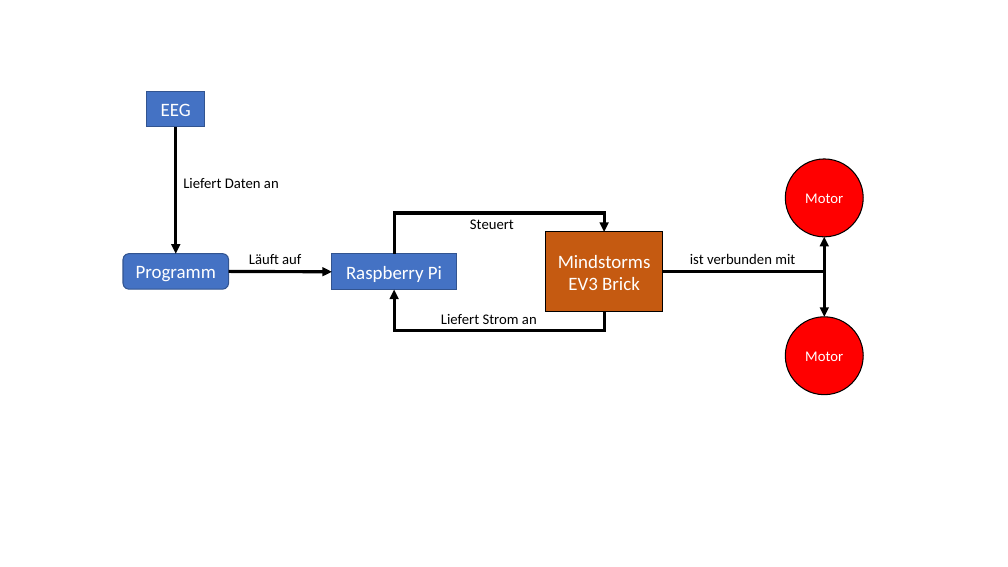
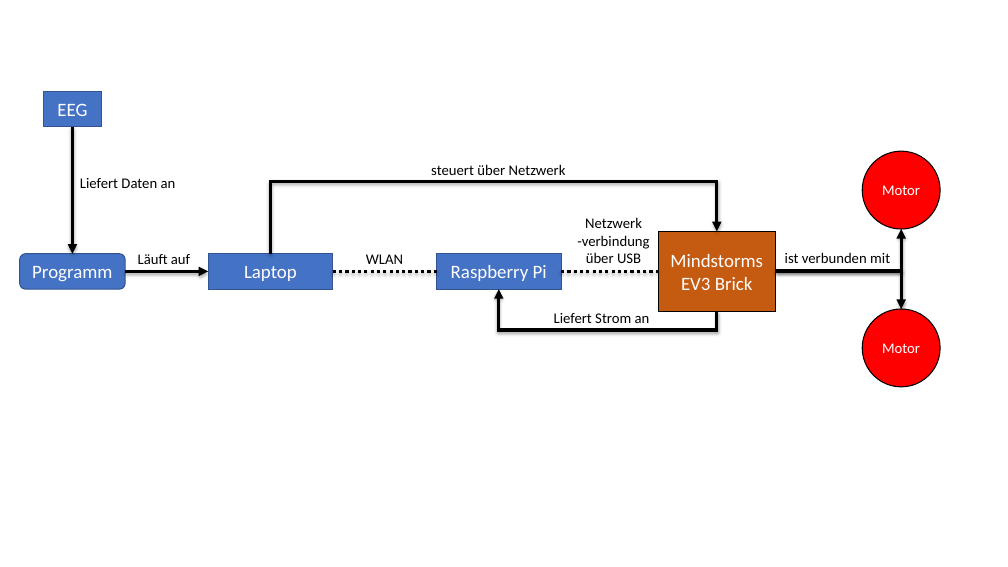
Before and after one commit to Alexander-Reimer/Interpreting-EEG-with-AI, a slide deck: slide 1 of 2022/pictures/roboter-funktionsweise.pptx. Drawn at 1008x567 pixels with LibreOffice and Linux fonts; fonts in the diff are those of the drawing. Boxes give left, top, right and bottom in pixels: in the first picture for what was removed or moved away, otherwise in the second. Text is boxed around its words. In the diff, an @@ line names an element or a change of style, - is before the commit and + after.

```diff
--- a/2022/pictures/roboter-funktionsweise.pptx
+++ b/2022/pictures/roboter-funktionsweise.pptx
@@ 1 rounded rectangle, 1 rectangle, 1 text, 1 arrow: place and size @@
-1 rounded rectangle, 1 rectangle, 1 text, 1 arrow at (123,91,279,290)
+1 rounded rectangle, 1 rectangle, 1 text, 1 arrow at (20,91,176,290)
@@ text at (431,164,566,175): text changed @@
-Steuert
+steuert über Netzwerk
@@ ellipse "Motor": place and size @@
-ellipse "Motor" at (786,159,864,237)
+ellipse "Motor" at (863,151,941,229)
@@ elbow arrow moved from (394, 254) - (604, 232) to (271, 254) - (717, 231) @@
@@ text added at (577,217,649,263), 14 pt, text #000000 @@
+Netzwerk
+-verbindung über USB
@@ rectangle "Mindstorms EV3 Brick": place and size @@
-rectangle "Mindstorms EV3 Brick" at (545,232,662,312)
+rectangle "Mindstorms EV3 Brick" at (659,231,776,312)
@@ elbow arrow moved from (824, 237) - (663, 272) to (901, 229) - (776, 271) @@
@@ text "Läuft auf": place and size @@
-text "Läuft auf" at (249,254,301,264)
+text "Läuft auf" at (138,254,190,264)
@@ rectangle added at (208,254,333,290), fill #4472C4, outline #325491 1 pt, 18 pt, text #FFFFFF @@
+Laptop
@@ text added at (366,254,403,264), 14 pt, text #000000 @@
+WLAN
@@ rectangle "Raspberry Pi": place and size @@
-rectangle "Raspberry Pi" at (332,254,457,290)
+rectangle "Raspberry Pi" at (436,254,561,290)
@@ text "ist verbunden mit": place and size @@
-text "ist verbunden mit" at (690,253,795,264)
+text "ist verbunden mit" at (785,252,890,263)
@@ arrow moved from (228, 271) - (332, 272) to (126, 271) - (208, 271) @@
@@ line added from (333, 271) to (436, 271), #000000 3 pt dashed @@
@@ elbow arrow moved from (394, 290) - (604, 312) to (499, 290) - (717, 311) @@
@@ elbow line added from (561, 271) to (659, 271), #000000 3 pt dashed @@
@@ elbow arrow moved from (824, 317) - (663, 272) to (901, 309) - (776, 271) @@
@@ text "Liefert Strom an": place and size @@
-text "Liefert Strom an" at (441,314,537,324)
+text "Liefert Strom an" at (554,313,650,323)
@@ ellipse "Motor": place and size @@
-ellipse "Motor" at (786,317,864,395)
+ellipse "Motor" at (863,309,941,387)
```
